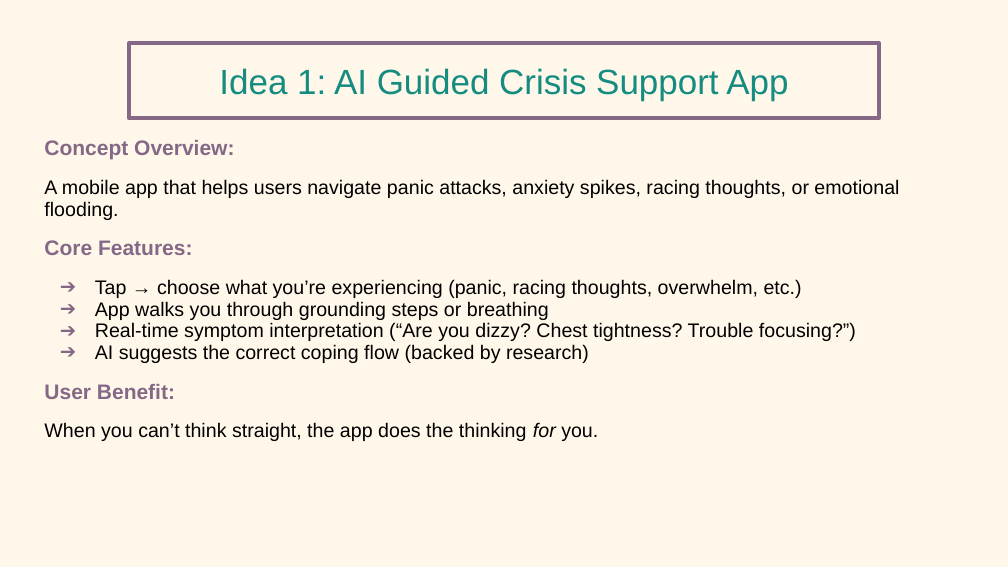
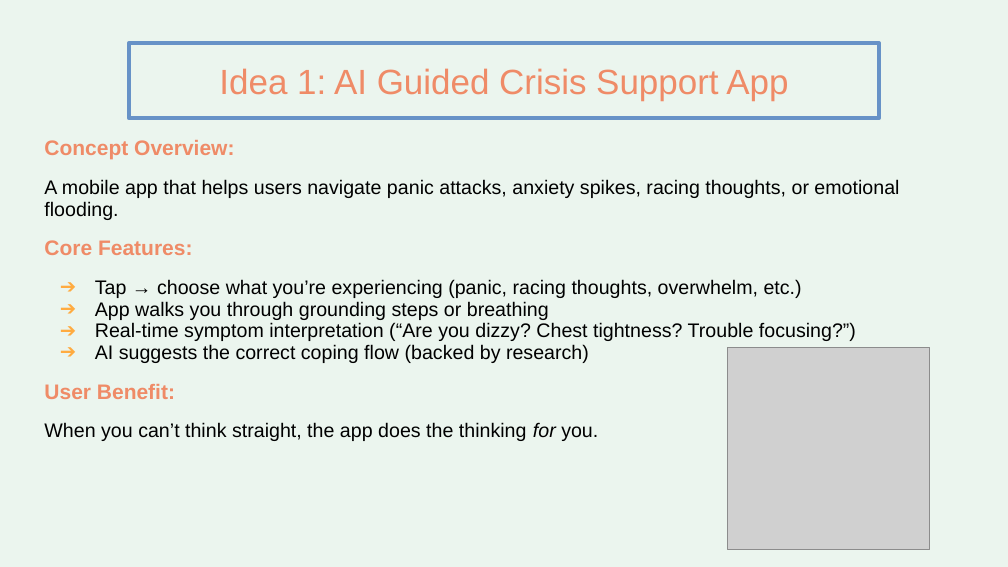
Before and after one commit to pedemaris/ai-innovators-mental-health-support, a slide deck: slide 3 of PP_CalmStep_Capstone_AAI101 2.pptx. Drawn at 1008x567 pixels with LibreOffice and Linux fonts; fonts in the diff are those of the drawing; grey boxes stand for pictures. Boxes give left, top, right and bottom in pixels: in the first picture for what was removed or moved away, otherwise in the second. Text is boxed around its words. In the diff, an @@ line names an element or a change of style, - is before the commit and + after.

```diff
--- a/PP_CalmStep_Capstone_AAI101 2.pptx
+++ b/PP_CalmStep_Capstone_AAI101 2.pptx
@@ background #FFF8EA to #EBF5EE @@
@@ title "Idea 1: AI Guided Crisis ..." at [219, 68, 788, 100]: text colour #168C80 to #EF8B67 @@
@@ rectangle at [129, 43, 879, 119]: outline #856886 3 pt to #6792C7 3 pt @@
@@ text at [44, 140, 856, 399]: text colour #856886 to #EF8B67 in "Concept Overview:", "Core Features:", "User Benefit:"; bullet colour #856886 to #FFAB40 @@
@@ picture added at [728, 347, 930, 549] @@
```
Also in this commit, not shown: 10 other slides changed, 1 slide removed.
